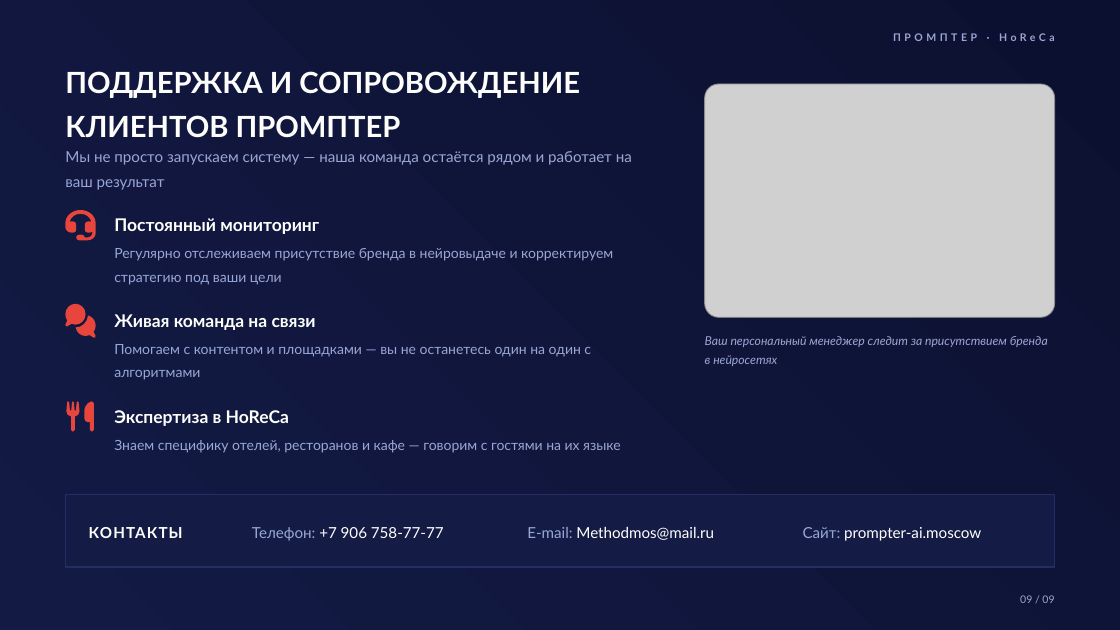
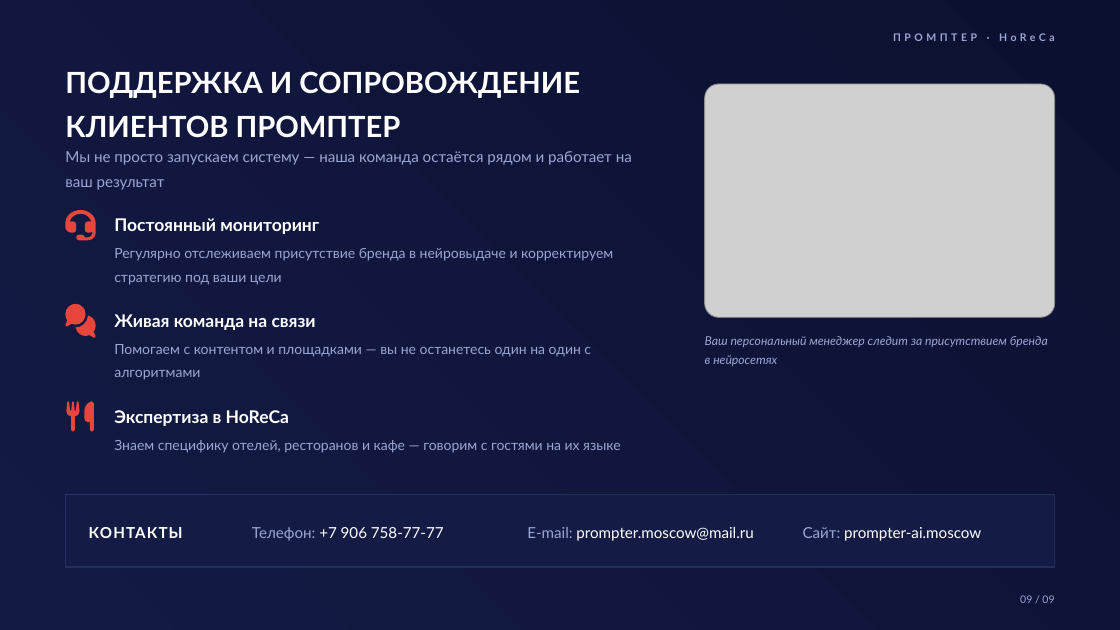
Before and after one commit to injusticebeast802-coder/taste-skill, a slide deck: slide 9 of prompter-moscow/presentation/prompter-horeca.pptx. Drawn at 1120x630 pixels with LibreOffice and Linux fonts; fonts in the diff are those of the drawing; grey boxes stand for pictures. Boxes give left, top, right and bottom in pixels: in the first picture for what was removed or moved away, otherwise in the second. Text is boxed around its words. In the diff, an @@ line names an element or a change of style, - is before the commit and + after.

```diff
--- a/prompter-moscow/presentation/prompter-horeca.pptx
+++ b/prompter-moscow/presentation/prompter-horeca.pptx
@@ text at <box>527,527,753,541</box>: text changed @@
-E-mail: Methodmos@mail.ru
+E-mail: prompter.moscow@mail.ru
```
Also in this commit, not shown: 4 other files.
